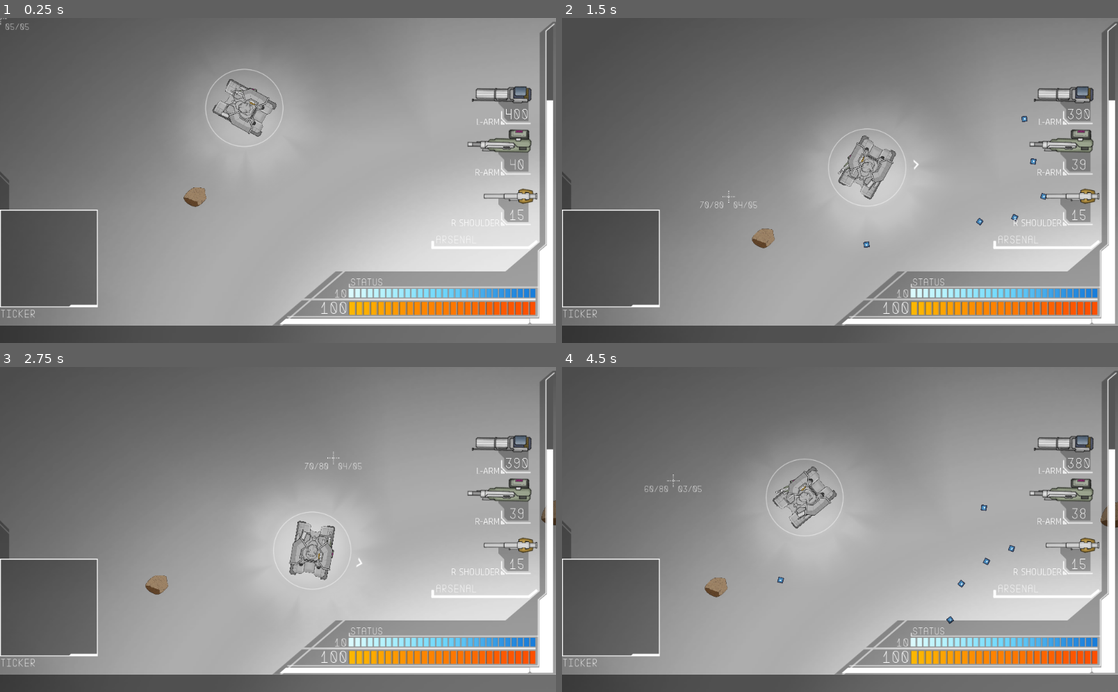
Above: before the commit, frames 1-4 (two rows, left to right).
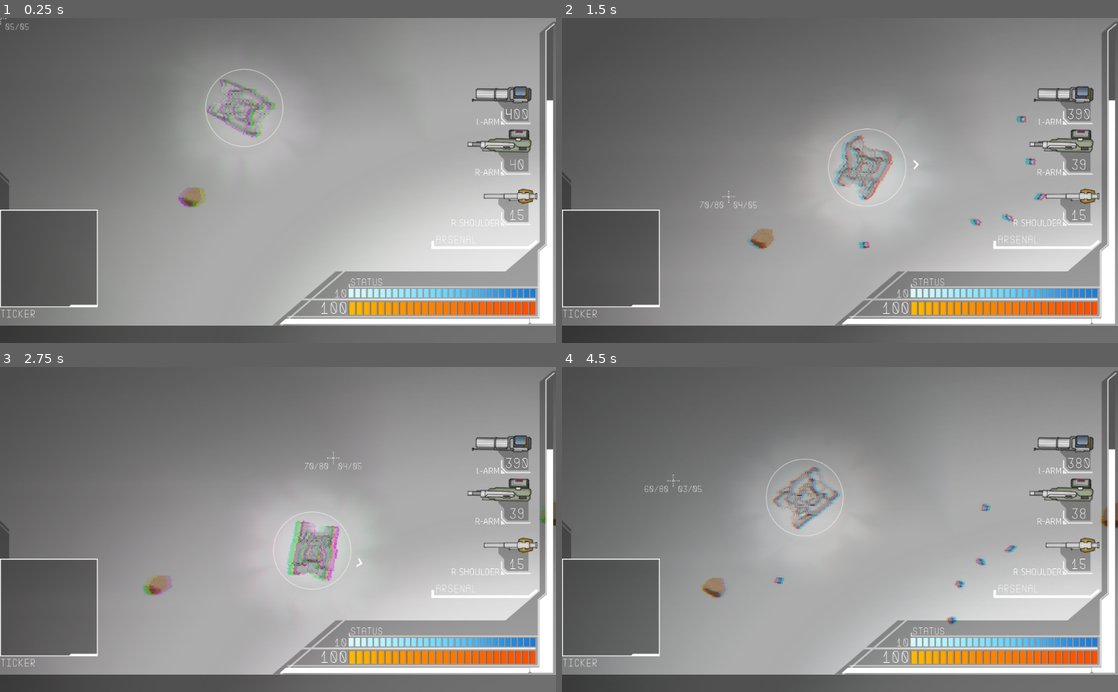
Above: after the commit, the same moments.

Repository: Littlerun-Bastion/Soulless-Steel
Game: Godot game, scene res://game/arena/Arena.tscn
Two runs of this game, one before a commit and one after it. Both use one fixed random seed, a clock stepped at 60 frames per second and the inputs below.
Inputs (mouse positions are in pixels of both pictures, inside the frame that each line leads up to):
- Up to frame 1 (0.25 s): no input
- Up to frame 2 (1.5 s): move the mouse to (962, 164) at 0.52 s; press the mouse at (962, 164) at 0.53 s; hold D (right) 0.53-1.28 s; move the mouse to (728, 196) at 1.27 s; release the mouse at (728, 196) at 1.28 s; hold S (down) from 1.28 s (still down); right-click (728, 196) at 1.35 s
- Up to frame 3 (2.75 s): move the mouse to (333, 458) at 2.02 s; release S (down) at 2.03 s; hold D (right) from 2.03 s (still down); hold F (honk) from 2.03 s (still down)
- Up to frame 4 (4.5 s): move the mouse to (812, 594) at 2.77 s; release D (right) at 2.78 s; release F (honk) at 2.78 s; hold W (up) 2.78-3.53 s; tap Ctrl (strafe) at 2.85 s; move the mouse to (1006, 578) at 3.52 s; press the mouse at (1006, 578) at 3.53 s; hold A (left) from 3.53 s (still down); move the mouse to (673, 480) at 4.27 s; release the mouse at (673, 480) at 4.28 s; right-click (673, 480) at 4.35 s

The runs differ from the first frame. In frame 1, 1.0% of the frame differs, in the area x 32-50%, y 18-59%; in frame 2, 1.4%, in the area x 33-88%, y 30-72%; in frame 3, 1.2%; in frame 4, 1.2%.

Commit message:
New experiment with post-processing shader

Diff:
--- a/project/game/arena/Arena.tscn
+++ b/project/game/arena/Arena.tscn
@@ -12,6 +12,76 @@
 vertices = PoolVector2Array( -1676.14, -313.291, -1245.6, -1793.27, -693.974, -2129.63, 2400.52, -2445.8, 4297.59, -1315.64, 4459.04, 164.338, 4270.68, 1099.41, 2979.06, 2572.67, 1162.73, 2687.03, -1689.59, 1402.14 )
 polygons = [ PoolIntArray( 0, 1, 2, 3, 4, 5, 6, 7, 8, 9 ) ]
 outlines = [ PoolVector2Array( -1689.59, 1402.14, 1162.73, 2687.03, 2979.06, 2572.67, 4270.68, 1099.41, 4459.04, 164.338, 4297.59, -1315.64, 2400.52, -2445.8, -693.974, -2129.63, -1245.6, -1793.27, -1676.14, -313.291 ) ]
+
+[sub_resource type="Shader" id=3]
+code = "shader_type canvas_item;
+
+uniform float barRange : hint_range(0.0, 0.1) = 0.05;
+uniform float barOffsetIntensity : hint_range(0.0, 0.01) = 0.001;
+uniform float noiseQuality : hint_range(1.0, 500) = 500;
+uniform float noiseIntensity : hint_range(0.0, 0.03) = 0.002;
+uniform float colorOffsetIntensity : hint_range(0.0, 2.0) = 1.2;
+uniform float redMultiplier : hint_range(0.0, 0.01) = 0.006;
+uniform float redIntensity : hint_range(0.0, 1.0) = 1.0;
+uniform float greenMultiplier : hint_range(0.0, 0.01) = 0.0073;
+uniform float greenIntensity : hint_range(0.0, 1.0) = 0.97;
+
+
+float rand(vec2 co)
+{
+    return fract(sin(dot(co.xy ,vec2(12.9898,78.233))) * 43758.5453);
+}
+
+float verticalBar(float pos, float uvY, float offset)
+{
+    float edge0 = (pos - barRange);
+    float edge1 = (pos + barRange);
+
+    float x = smoothstep(edge0, pos, uvY) * offset;
+    x -= smoothstep(pos, edge1, uvY) * offset;
+    return x;
+}
+
+void fragment()
+{
+	float uvX, uvY;
+	uvX = UV.x;
+	uvY = UV.y;
+    for (float i = 0.0; i < 0.71; i += 0.1313)
+    {
+        float d = mod(TIME * i, 1.7);
+        float o = sin(1.0 - tan(TIME * 0.24 * i));
+    	o *= barOffsetIntensity;
+        uvX += verticalBar(d, uvY, o);
+    }
+
+    uvY *= noiseQuality;
+    uvY = float(int(uvY)) * (1.0 / noiseQuality);
+    float noise = rand(vec2(TIME * 0.00001, uvY));
+	uvX += noise * noiseIntensity;
+
+    vec2 offsetR = vec2(redMultiplier * sin(TIME * redIntensity), 0.0) * colorOffsetIntensity;
+    vec2 offsetG = vec2(greenMultiplier * cos(TIME * greenIntensity), 0.0) * colorOffsetIntensity;
+
+	vec2 uv = vec2(uvX, 1.0-uvY);
+    float r = texture(SCREEN_TEXTURE, uv + offsetR).r;
+    float g = texture(SCREEN_TEXTURE, uv + offsetG).g;
+    float b = texture(SCREEN_TEXTURE, uv).b;
+
+    COLOR = vec4(r, g, b, 1.0);
+}"
+
+[sub_resource type="ShaderMaterial" id=4]
+shader = SubResource( 3 )
+shader_param/barRange = 0.05
+shader_param/barOffsetIntensity = 0.02
+shader_param/noiseQuality = 500.0
+shader_param/noiseIntensity = 0.002
+shader_param/colorOffsetIntensity = 1.2
+shader_param/redMultiplier = 0.006
+shader_param/redIntensity = 1.0
+shader_param/greenMultiplier = 0.0073
+shader_param/greenIntensity = 0.97
 
 [node name="Arena" type="Node2D"]
 script = ExtResource( 1 )
@@ -119,3 +189,11 @@
 }
 
 [node name="PlayerHUD" parent="." instance=ExtResource( 2 )]
+layer = 2
+
+[node name="ShaderEffects" type="CanvasLayer" parent="."]
+
+[node name="VCREffect" type="ColorRect" parent="ShaderEffects"]
+material = SubResource( 4 )
+anchor_right = 1.0
+anchor_bottom = 1.0
Not shown: 1 places in project/game/arena/Arena.tscn that only renumber resources
